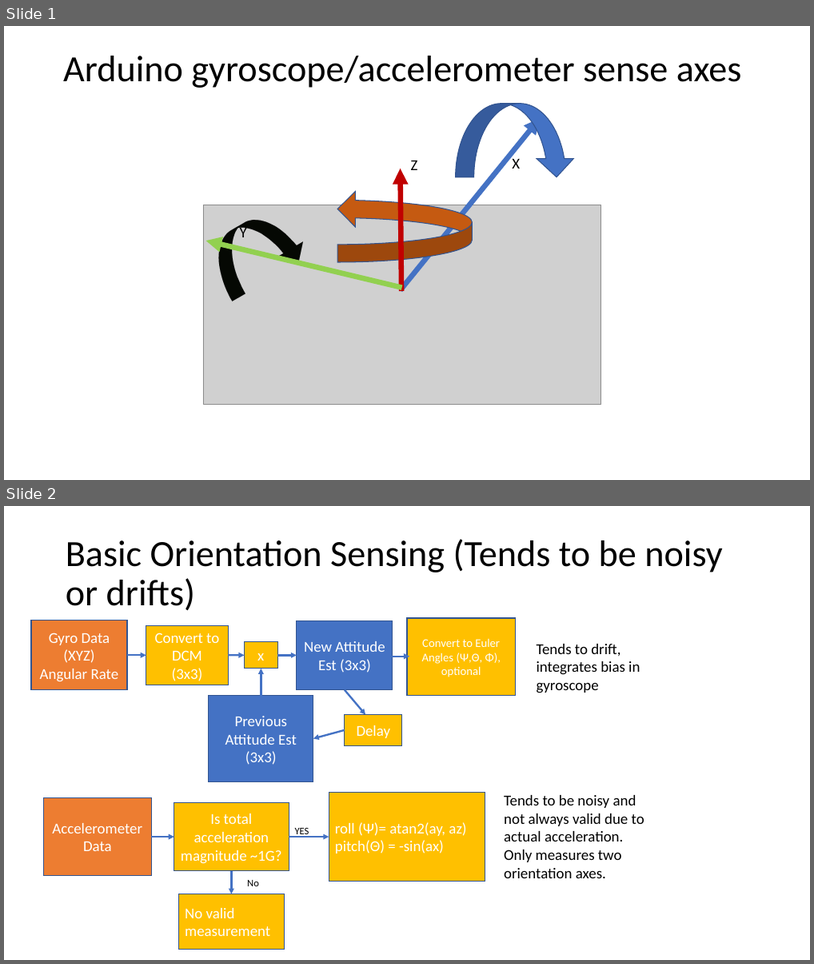
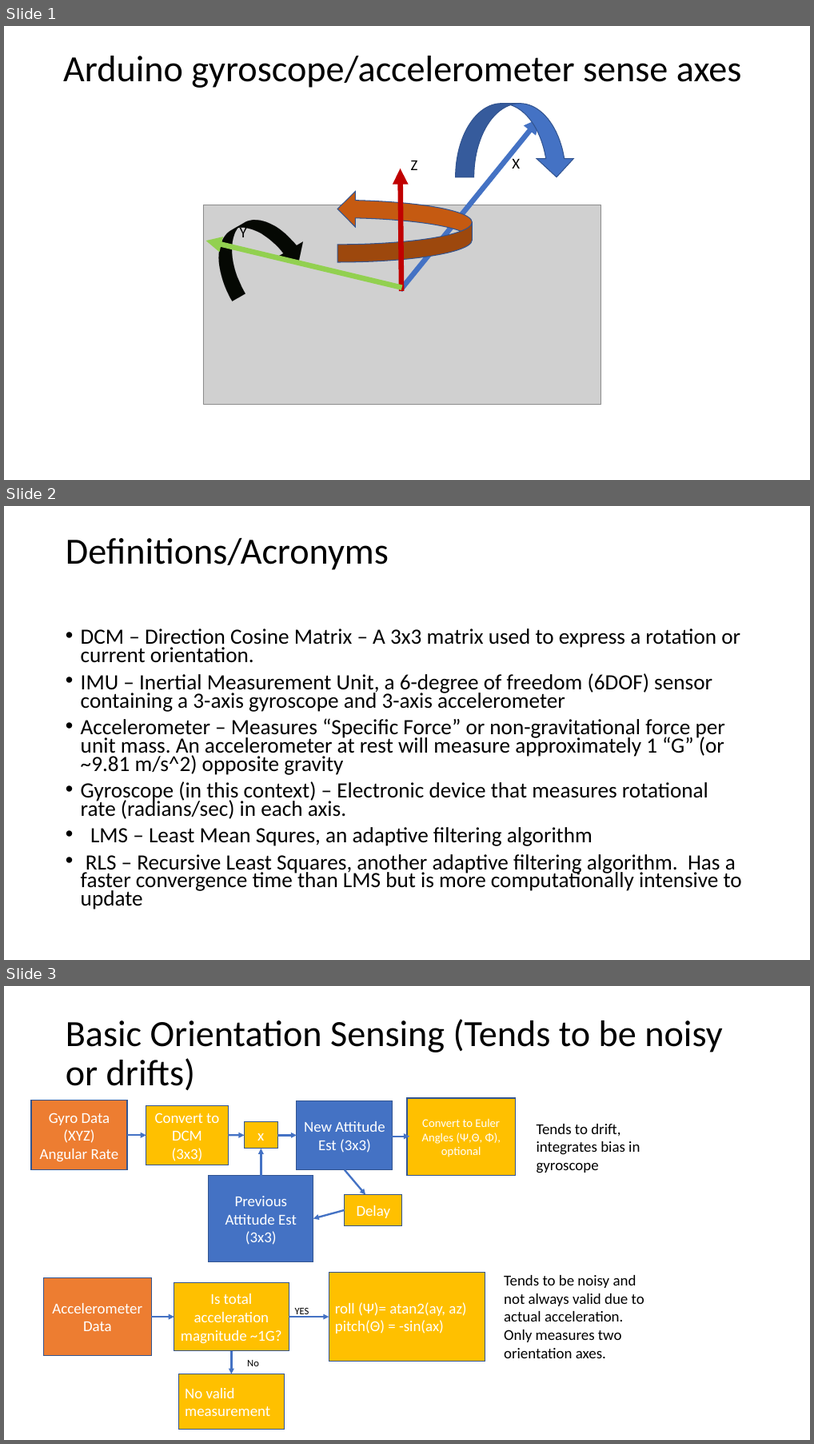
Before and after one commit to stevethatsmyname/ECE529, a slide deck: project_presentation.pptx. Shown one above the other, each under a label of ours: slides 1 and 2 before the commit, slides 1, 2 and 3 after it. The pictures are 814x964 and 814x1444 pixels, drawn with LibreOffice and Linux fonts; fonts in the diff are those of the drawing; grey boxes stand for pictures. Boxes give left, top, right and bottom in pixels: in the first picture for what was removed or moved away, otherwise in the second. Text is boxed around its words. In the diff, an @@ line names an element or a change of style, - is before the commit and + after.

```diff
--- a/project_presentation.pptx
+++ b/project_presentation.pptx
@@ slide 2 added at (x1=4, y1=506, x2=810, y2=960), background #FFFFFF @@
@@ title added at (x1=66, y1=538, x2=389, y2=570), 44 pt, text #000000 @@
+Definitions/Acronyms
@@ text added at (x1=81, y1=628, x2=742, y2=909), 25.9 pt, text #000000 @@
+• DCM – Direction Cosine Matrix – A 3x3 matrix used to express a rotation or current orientation.
+• IMU – Inertial Measurement Unit, a 6-degree of freedom (6DOF) sensor containing a 3-axis gyroscope and 3-axis accelerometer
+• Accelerometer – Measures “Specific Force” or non-gravitational force per unit mass. An accelerometer at rest will measure approximately 1 “G” (or ~9.81 m/s^2) opposite gravity
+• Gyroscope (in this context) – Electronic device that measures rotational rate (radians/sec) in each axis.
+• LMS – Least Mean Squres, an adaptive filtering algorithm
+• RLS – Recursive Least Squares, another adaptive filtering algorithm. Has a faster convergence time than LMS but is more computationally intensive to update
@@ what was slide 2 is now slide 3 @@
```
Also in this commit, not shown: 1 other slide added, 2 other files.
